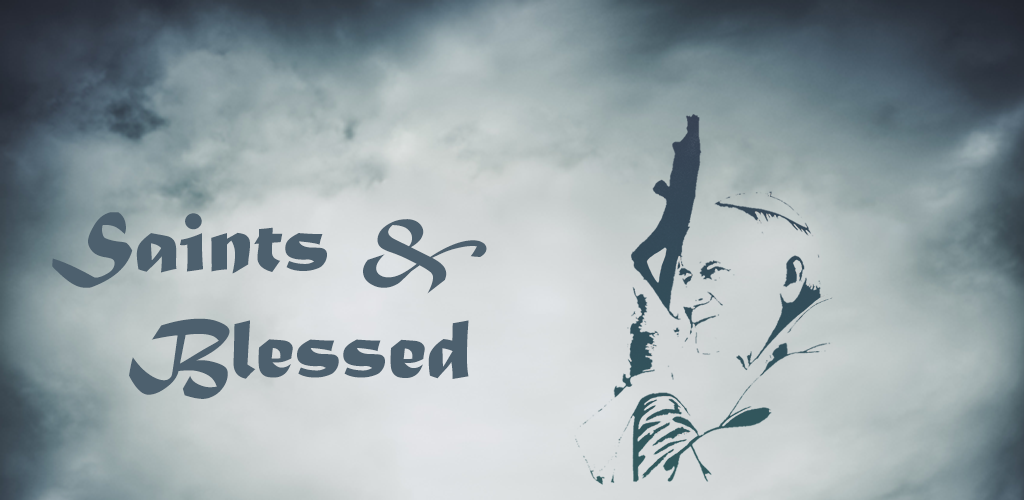
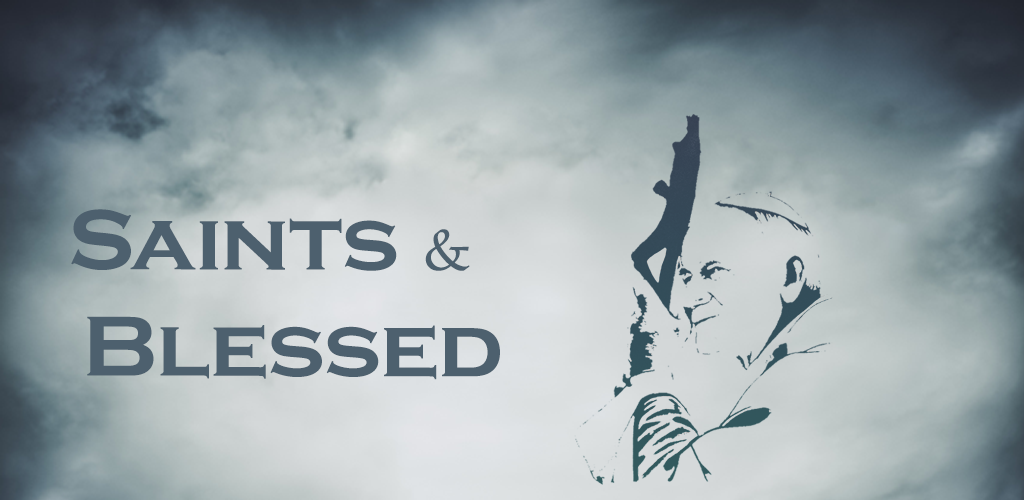
Revision of a layered w=1024, h=500 image; what changed, layer by layer:
painted on "Saints & Blessed" over [52, 209, 500, 399]